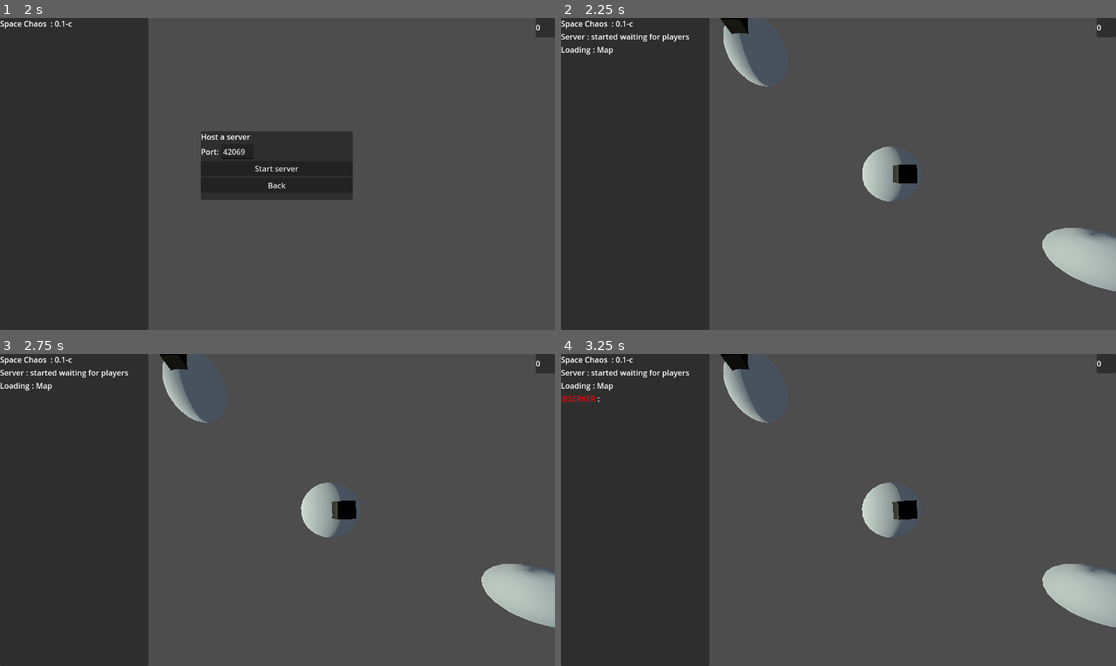
Above: before the commit, frames 1-4 (two rows, left to right).
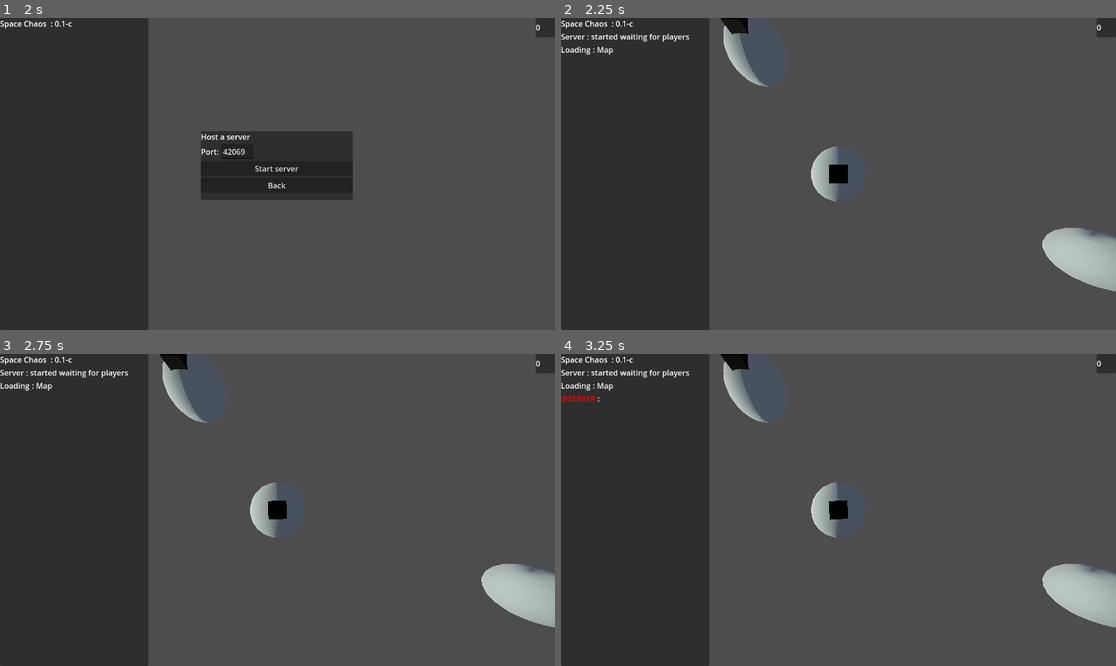
Above: after the commit, the same moments.

Repository: acsid/SpaceChaos
Game: Godot game, scene res://main.tscn
The game is run twice, just before and just after one commit, with the same random seed, the same clock (stepped at 60 frames per second) and the same inputs.
Inputs (mouse positions are in pixels of both pictures, inside the frame that each line leads up to):
- Up to frame 1 (2 s): click (277, 174) at 0.52 s; type "Alex" at 0.6 s; click (255, 189) at 0.75 s; type "12" at 0.83 s; click (333, 189) at 0.98 s; type "12" at 1.07 s; click "Host" at 1.25 s
- Up to frame 2 (2.25 s): click "Start server" at 2 s
- Up to frame 3 (2.75 s): no input
- Up to frame 4 (3.25 s): tap Enter (ui_accept) at 2.75, 3.02 s; hold Right (ui_right) from 2.78 s (still down); hold Space (shoot) from 2.78 s (still down); tap Z (orbit, bound only after the commit) at 3.05 s

Frame 1 is identical in both runs. In frame 2, 1.9% of the frame differs, in the area x 45-65%, y 41-59%; in frame 3, 1.9%; in frame 4, 1.9%.

Commit message:
Simple orbit system 1st iteration

Diff:
--- /dev/null
+++ b/base.tscn
@@ -0,0 +1,8 @@
+[gd_scene load_steps=2 format=3 uid="uid://b5dt1c2gtfbod"]
+
+[sub_resource type="BoxMesh" id="BoxMesh_e74cx"]
+size = Vector3(5, 5, 5)
+
+[node name="base" type="MeshInstance3D"]
+transform = Transform3D(1, 0, 0, 0, 1, 0, 0, 0, 1, 0, 0, 10.4935)
+mesh = SubResource("BoxMesh_e74cx")
--- a/maps/official/planet/earth.tscn
+++ b/maps/official/planet/earth.tscn
@@ -1,6 +1,7 @@
 [gd_scene load_steps=6 format=3 uid="uid://dq6iads52vnrk"]
 
 [ext_resource type="Script" path="res://maps/official/planet/planet.gd" id="1_v4yft"]
+[ext_resource type="PackedScene" uid="uid://b5dt1c2gtfbod" path="res://base.tscn" id="2_elau0"]
 
 [sub_resource type="SphereMesh" id="SphereMesh_dsyuq"]
 radius = 10.0
@@ -15,16 +16,13 @@
 [sub_resource type="SphereShape3D" id="SphereShape3D_qj2r2"]
 radius = 27.0862
 
-[sub_resource type="BoxMesh" id="BoxMesh_e74cx"]
-size = Vector3(5, 5, 5)
-
 [node name="Planet" type="CSGMesh3D"]
-transform = Transform3D(1, 0, 0, 0, 1, 0, 0, 0, 1, 18.7812, 0, 0)
 mesh = SubResource("SphereMesh_dsyuq")
 material = SubResource("StandardMaterial3D_ndpme")
 script = ExtResource("1_v4yft")
 
 [node name="Area3D" type="Area3D" parent="."]
+unique_name_in_owner = true
 gravity_space_override = 3
 gravity_point = true
 gravity_point_center = Vector3(1, 1, 0)
@@ -36,9 +34,10 @@
 [node name="CollisionShape3D" type="CollisionShape3D" parent="Area3D"]
 shape = SubResource("SphereShape3D_qj2r2")
 
-[node name="MeshInstance3D" type="MeshInstance3D" parent="."]
-transform = Transform3D(1, 0, 0, 0, 1, 0, 0, 0, 1, 0, 0, 10.4935)
-mesh = SubResource("BoxMesh_e74cx")
+[node name="orbitpoint" type="Node3D" parent="Area3D"]
+transform = Transform3D(1, 0, 0, 0, 1, 0, 0, 0, 1, 0.137539, 17.8925, 0)
+
+[node name="base" parent="." instance=ExtResource("2_elau0")]
 
 [node name="Timer" type="Timer" parent="."]
 wait_time = 15.0
--- a/maps/official/planet/planet.gd
+++ b/maps/official/planet/planet.gd
@@ -9,13 +9,14 @@
 func _ready():
 	if multiplayer.is_server():
 		$Timer.start()
-	pass # Replace with function body.
+
 
 
 # Called every frame. 'delta' is the elapsed time since the previous frame.
 func _process(delta):
 	rotate_z(deg_to_rad(0.05))
-	pass
+	%Area3D.rotate_z(deg_to_rad(0.1))
+
 
 
 func _on_area_3d_body_entered(body):
@@ -23,7 +24,7 @@
 	if body.is_in_group("humans"):
 		get_tree().get_current_scene().send_message("RADIO:" ,"You can orbit the planet",false)
 		body.can_orbit = true
-		body.orbit = global_position
+		body.orbit = $Area3D/orbitpoint
 
 
 func _on_area_3d_body_exited(body):
--- a/player.gd
+++ b/player.gd
@@ -11,8 +11,9 @@
 @export var shield_regen := 0.1
 @export var username := ""
 var can_orbit = false
-var orbit = Vector3.ZERO
-var canshoot = true
+var orbit = PackedScene.new()
+var is_orbit = false
+var canshoot = false
 var d := 0.0
 var laser = preload("res://weapons/laser.tscn")
 # Get the gravity from the project settings to be synced with RigidBody nodes.
@@ -39,6 +40,12 @@
 	if not alive: return
 	if not is_multiplayer_authority():
 		return
+	if Input.is_action_just_pressed("orbit"):
+		if can_orbit:
+			if is_orbit:
+				is_orbit = false
+			else:
+				is_orbit = true
 	if Input.is_action_pressed("shoot") and canshoot:
 		shoot.rpc(str(rid_allocate_id()))
 		canshoot = false
@@ -76,8 +83,13 @@
 
 	move_and_slide()
 
+
 func orbiting():
-	pass
+	if can_orbit && is_orbit:
+		position = position.move_toward(orbit.global_position,0.1)
+	else:
+		is_orbit = false
+
 
 @rpc("call_local", "any_peer")
 func addScore(pts):
--- a/project.godot
+++ b/project.godot
@@ -13,6 +13,7 @@
 config/name="SpaceChaos"
 run/main_scene="res://main.tscn"
 config/features=PackedStringArray("4.0", "Forward Plus")
+boot_splash/show_image=false
 config/icon="res://icon.svg"
 
 [input]
@@ -22,8 +23,17 @@
 "events": [Object(InputEventKey,"resource_local_to_scene":false,"resource_name":"","device":0,"window_id":0,"alt_pressed":false,"shift_pressed":false,"ctrl_pressed":false,"meta_pressed":false,"pressed":false,"keycode":0,"physical_keycode":32,"key_label":0,"unicode":0,"echo":false,"script":null)
 ]
 }
+orbit={
+"deadzone": 0.5,
+"events": [Object(InputEventKey,"resource_local_to_scene":false,"resource_name":"","device":0,"window_id":0,"alt_pressed":false,"shift_pressed":false,"ctrl_pressed":false,"meta_pressed":false,"pressed":false,"keycode":90,"physical_keycode":0,"key_label":0,"unicode":0,"echo":false,"script":null)
+]
+}
 
 [physics]
 
 3d/default_gravity=0.0
 3d/default_gravity_vector=Vector3(0, 0, 0)
+
+[rendering]
+
+renderer/rendering_method="gl_compatibility"
